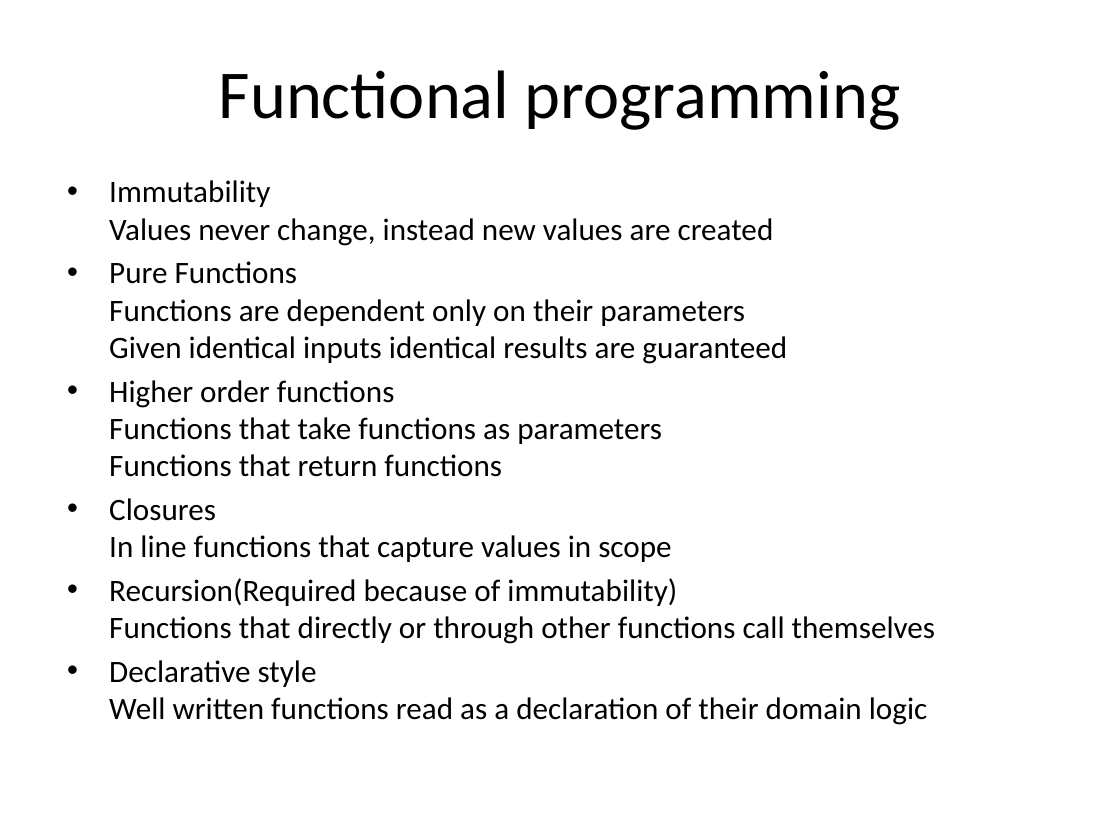
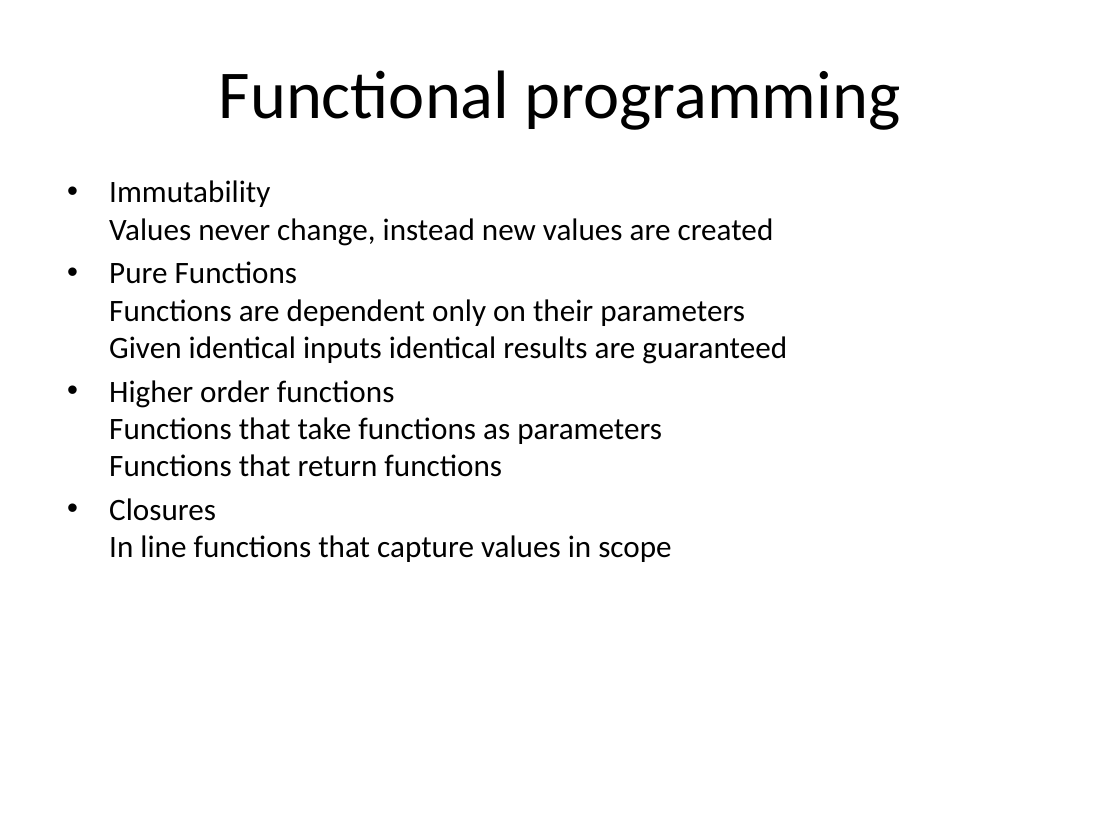
Before and after one commit to mlidbom/CSharpElevate, a slide deck: slide 3 of CSharp3.pptx. Drawn at 1120x840 pixels with LibreOffice and Linux fonts; fonts in the diff are those of the drawing. Boxes give left, top, right and bottom in pixels: in the first picture for what was removed or moved away, otherwise in the second. Text is boxed around its words. In the diff, an @@ line names an element or a change of style, - is before the commit and + after.

```diff
--- a/CSharp3.pptx
+++ b/CSharp3.pptx
@@ text at [109, 578, 935, 725]: paragraphs removed @@
-• Recursion(Required because of immutability)
-  Functions that directly or through other functions call themselves
-• Declarative style
-  Well written functions read as a declaration of their domain logic
```
Also in this commit, not shown: 3 other slides changed.
